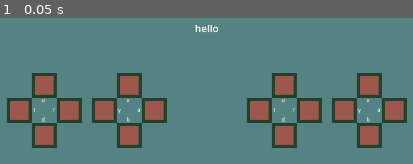
Above: before the commit, frame 1.
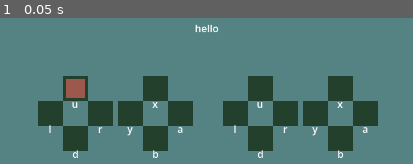
Above: after the commit, the same moment.

Repository: sandsq/xhb-prototype
Game: Godot game, scene res://main.tscn
The game is run twice, just before and just after one commit, with the same random seed, the same clock (stepped at 60 frames per second) and the same inputs.
Inputs:
- Up to frame 1 (0.05 s): no input

The runs differ from the first frame. In frame 1, 29% of the frame differs, in the area x 1-99%, y 37-96%.

Commit message:
reorganize xhb scene

Diff:
--- a/abilities/ability.tscn
+++ b/abilities/ability.tscn
@@ -1,9 +1,15 @@
 [gd_scene format=3 uid="uid://c2u44c4ltnc6o"]
 
 [ext_resource type="Script" uid="uid://d0it4fnvvdj2p" path="res://abilities/ability.gd" id="1_vw4y3"]
+[ext_resource type="Script" uid="uid://v8o1lnjg2tis" path="res://ability_data.gd" id="2_uqonq"]
+
+[sub_resource type="Resource" id="Resource_vqqu7"]
+script = ExtResource("2_uqonq")
+metadata/_custom_type_script = "uid://v8o1lnjg2tis"
 
 [node name="Ability" type="Node2D" unique_id=1464958380]
 script = ExtResource("1_vw4y3")
+ability_data = SubResource("Resource_vqqu7")
 
 [node name="AbilityGraphic" type="ColorRect" parent="." unique_id=1791107964]
 offset_left = 5.0
--- a/player.tscn
+++ b/player.tscn
@@ -17,7 +17,9 @@
 offset_bottom = 64.0
 
 [node name="XHB" parent="." unique_id=944958357 instance=ExtResource("1_4flbx")]
-offset_left = -322.0
-offset_top = 83.0
-offset_right = -322.0
-offset_bottom = 83.0
+offset_left = -272.0
+offset_top = 88.0
+offset_right = -272.0
+offset_bottom = 88.0
+
+[editable path="XHB"]
--- a/project.godot
+++ b/project.godot
@@ -30,6 +30,7 @@
 pad_up={
 "deadzone": 0.2,
 "events": [Object(InputEventJoypadButton,"resource_local_to_scene":false,"resource_name":"","device":-1,"button_index":11,"pressure":0.0,"pressed":true,"script":null)
+, Object(InputEventKey,"resource_local_to_scene":false,"resource_name":"","device":-1,"window_id":0,"alt_pressed":false,"shift_pressed":false,"ctrl_pressed":false,"meta_pressed":false,"pressed":false,"keycode":0,"physical_keycode":46,"key_label":0,"unicode":46,"location":0,"echo":false,"script":null)
 ]
 }
 pad_right={
--- a/single_ability_slot.gd
+++ b/single_ability_slot.gd
@@ -1,21 +1,29 @@
 class_name SingleAbilitySlot extends Control
 
 @export var hotkey: InputEvent
+@export var hotkey_label: String
+@export var AbilityScene: PackedScene
 
-var ability: Ability
+var ability
 
 @onready var slot = $Slot
+@onready var label = $Label
 
 
 func _ready() -> void:
-	ability = slot.get_child(0)
+	if AbilityScene != null:
+		ability = AbilityScene.instantiate()
+		slot.add_child(ability)
+	label.text = hotkey_label
 
 
 func _process(delta: float) -> void:
+
 	# probably don't actually do this here, just store the hotkey with the slot though
 	if Input.is_action_just_pressed(hotkey.action):
 		print("just pressed %s" % hotkey.action)
-		ability.activation_effect.activate(self, self)
+		if ability != null:
+			ability.activation_effect.activate(self, self)
 
 #
 #func activate(source, target) -> void:
--- a/single_ability_slot.tscn
+++ b/single_ability_slot.tscn
@@ -1,10 +1,8 @@
 [gd_scene format=3 uid="uid://dq2mjsfqau5do"]
 
 [ext_resource type="Script" uid="uid://5e2cqacoh0yg" path="res://single_ability_slot.gd" id="1_15io5"]
-[ext_resource type="PackedScene" uid="uid://ddhgetix8hwyg" path="res://abilities/fire_ability.tscn" id="2_xpc7o"]
 
 [sub_resource type="InputEventAction" id="InputEventAction_15io5"]
-action = &"pad_up"
 
 [node name="SingleAbilitySlot" type="Control" unique_id=1391659758]
 layout_mode = 3
@@ -13,6 +11,7 @@
 offset_bottom = 40.0
 script = ExtResource("1_15io5")
 hotkey = SubResource("InputEventAction_15io5")
+hotkey_label = "u"
 
 [node name="Background" type="ColorRect" parent="." unique_id=426968959]
 layout_mode = 0
@@ -22,4 +21,11 @@
 
 [node name="Slot" type="Node2D" parent="." unique_id=1295410975]
 
-[node name="FireAbility" parent="Slot" unique_id=1464958380 instance=ExtResource("2_xpc7o")]
+[node name="Label" type="RichTextLabel" parent="." unique_id=812741384]
+layout_mode = 0
+offset_left = 8.0
+offset_top = 33.0
+offset_right = 32.0
+offset_bottom = 57.0
+horizontal_alignment = 1
+vertical_alignment = 1
--- a/xhb.tscn
+++ b/xhb.tscn
@@ -1,15 +1,174 @@
 [gd_scene format=3 uid="uid://b5uf6u87m82qp"]
 
-[ext_resource type="PackedScene" uid="uid://dpndfsuexd8uv" path="res://xhb_half.tscn" id="1_7rwek"]
+[ext_resource type="PackedScene" uid="uid://dq2mjsfqau5do" path="res://single_ability_slot.tscn" id="1_7rwek"]
+[ext_resource type="PackedScene" uid="uid://ddhgetix8hwyg" path="res://abilities/fire_ability.tscn" id="2_bkss6"]
+
+[sub_resource type="InputEventAction" id="InputEventAction_7rwek"]
+action = &"pad_up"
+
+[sub_resource type="InputEventAction" id="InputEventAction_bkss6"]
+action = &"pad_right"
+
+[sub_resource type="InputEventAction" id="InputEventAction_32tct"]
+action = &"pad_down"
+
+[sub_resource type="InputEventAction" id="InputEventAction_ryigr"]
+action = &"pad_left"
+
+[sub_resource type="InputEventAction" id="InputEventAction_0edrb"]
+action = &"face_up"
+
+[sub_resource type="InputEventAction" id="InputEventAction_c44bl"]
+action = &"face_right"
+
+[sub_resource type="InputEventAction" id="InputEventAction_prfb8"]
+action = &"face_down"
+
+[sub_resource type="InputEventAction" id="InputEventAction_htn5t"]
+action = &"face_left"
 
 [node name="XHB" type="Control" unique_id=944958357]
 layout_mode = 3
 anchors_preset = 0
 
-[node name="XHBHalfLeft" parent="." unique_id=1489506263 instance=ExtResource("1_7rwek")]
+[node name="Left" type="Control" parent="." unique_id=1324215700]
+anchors_preset = 0
+offset_right = 248.0
+offset_bottom = 120.0
+
+[node name="SingleAbilitySlot" parent="Left" unique_id=1391659758 instance=ExtResource("1_7rwek")]
 layout_mode = 0
+offset_left = 40.0
+offset_right = 80.0
+hotkey = SubResource("InputEventAction_7rwek")
+AbilityScene = ExtResource("2_bkss6")
 
-[node name="XHBHalfRight" parent="." unique_id=216015551 instance=ExtResource("1_7rwek")]
+[node name="SingleAbilitySlot2" parent="Left" unique_id=216368937 instance=ExtResource("1_7rwek")]
 layout_mode = 0
-offset_left = 384.0
-offset_right = 640.0
+offset_left = 80.0
+offset_top = 40.0
+offset_right = 120.0
+offset_bottom = 80.0
+hotkey = SubResource("InputEventAction_bkss6")
+hotkey_label = "r"
+
+[node name="SingleAbilitySlot3" parent="Left" unique_id=180501532 instance=ExtResource("1_7rwek")]
+layout_mode = 0
+offset_left = 40.0
+offset_top = 80.0
+offset_right = 80.0
+offset_bottom = 120.0
+hotkey = SubResource("InputEventAction_32tct")
+hotkey_label = "d"
+
+[node name="SingleAbilitySlot4" parent="Left" unique_id=1685740610 instance=ExtResource("1_7rwek")]
+layout_mode = 0
+offset_top = 40.0
+offset_bottom = 80.0
+hotkey = SubResource("InputEventAction_ryigr")
+hotkey_label = "l"
+
+[node name="SingleAbilitySlot5" parent="Left" unique_id=753410272 instance=ExtResource("1_7rwek")]
+layout_mode = 0
+offset_left = 168.0
+offset_right = 208.0
+hotkey = SubResource("InputEventAction_0edrb")
+hotkey_label = "x"
+
+[node name="SingleAbilitySlot6" parent="Left" unique_id=341470688 instance=ExtResource("1_7rwek")]
+layout_mode = 0
+offset_left = 208.0
+offset_top = 40.0
+offset_right = 248.0
+offset_bottom = 80.0
+hotkey = SubResource("InputEventAction_c44bl")
+hotkey_label = "a"
+
+[node name="SingleAbilitySlot7" parent="Left" unique_id=425416473 instance=ExtResource("1_7rwek")]
+layout_mode = 0
+offset_left = 168.0
+offset_top = 80.0
+offset_right = 208.0
+offset_bottom = 120.0
+hotkey = SubResource("InputEventAction_prfb8")
+hotkey_label = "b"
+
+[node name="SingleAbilitySlot8" parent="Left" unique_id=1884764530 instance=ExtResource("1_7rwek")]
+layout_mode = 0
+offset_left = 128.0
+offset_top = 40.0
+offset_right = 168.0
+offset_bottom = 80.0
+hotkey = SubResource("InputEventAction_htn5t")
+hotkey_label = "y"
+
+[node name="Right" type="Control" parent="." unique_id=1708672758]
+anchors_preset = 0
+offset_left = 296.0
+offset_right = 544.0
+offset_bottom = 120.0
+
+[node name="SingleAbilitySlot" parent="Right" unique_id=357594222 instance=ExtResource("1_7rwek")]
+layout_mode = 0
+offset_left = 40.0
+offset_right = 80.0
+hotkey = SubResource("InputEventAction_7rwek")
+
+[node name="SingleAbilitySlot2" parent="Right" unique_id=9643127 instance=ExtResource("1_7rwek")]
+layout_mode = 0
+offset_left = 80.0
+offset_top = 40.0
+offset_right = 120.0
+offset_bottom = 80.0
+hotkey = SubResource("InputEventAction_bkss6")
+hotkey_label = "r"
+
+[node name="SingleAbilitySlot3" parent="Right" unique_id=1168730279 instance=ExtResource("1_7rwek")]
+layout_mode = 0
+offset_left = 40.0
+offset_top = 80.0
+offset_right = 80.0
+offset_bottom = 120.0
+hotkey = SubResource("InputEventAction_32tct")
+hotkey_label = "d"
+
+[node name="SingleAbilitySlot4" parent="Right" unique_id=219997546 instance=ExtResource("1_7rwek")]
+layout_mode = 0
+offset_top = 40.0
+offset_bottom = 80.0
+hotkey = SubResource("InputEventAction_ryigr")
+hotkey_label = "l"
+
+[node name="SingleAbilitySlot5" parent="Right" unique_id=290474171 instance=ExtResource("1_7rwek")]
+layout_mode = 0
+offset_left = 168.0
+offset_right = 208.0
+hotkey = SubResource("InputEventAction_0edrb")
+hotkey_label = "x"
+
+[node name="SingleAbilitySlot6" parent="Right" unique_id=55249637 instance=ExtResource("1_7rwek")]
+layout_mode = 0
+offset_left = 208.0
+offset_top = 40.0
+offset_right = 248.0
+offset_bottom = 80.0
+hotkey = SubResource("InputEventAction_c44bl")
+hotkey_label = "a"
+
+[node name="SingleAbilitySlot7" parent="Right" unique_id=1488199729 instance=ExtResource("1_7rwek")]
+layout_mode = 0
+offset_left = 168.0
+offset_top = 80.0
+offset_right = 208.0
+offset_bottom = 120.0
+hotkey = SubResource("InputEventAction_prfb8")
+hotkey_label = "b"
+
+[node name="SingleAbilitySlot8" parent="Right" unique_id=882771341 instance=ExtResource("1_7rwek")]
+layout_mode = 0
+offset_left = 128.0
+offset_top = 40.0
+offset_right = 168.0
+offset_bottom = 80.0
+hotkey = SubResource("InputEventAction_htn5t")
+hotkey_label = "y"
